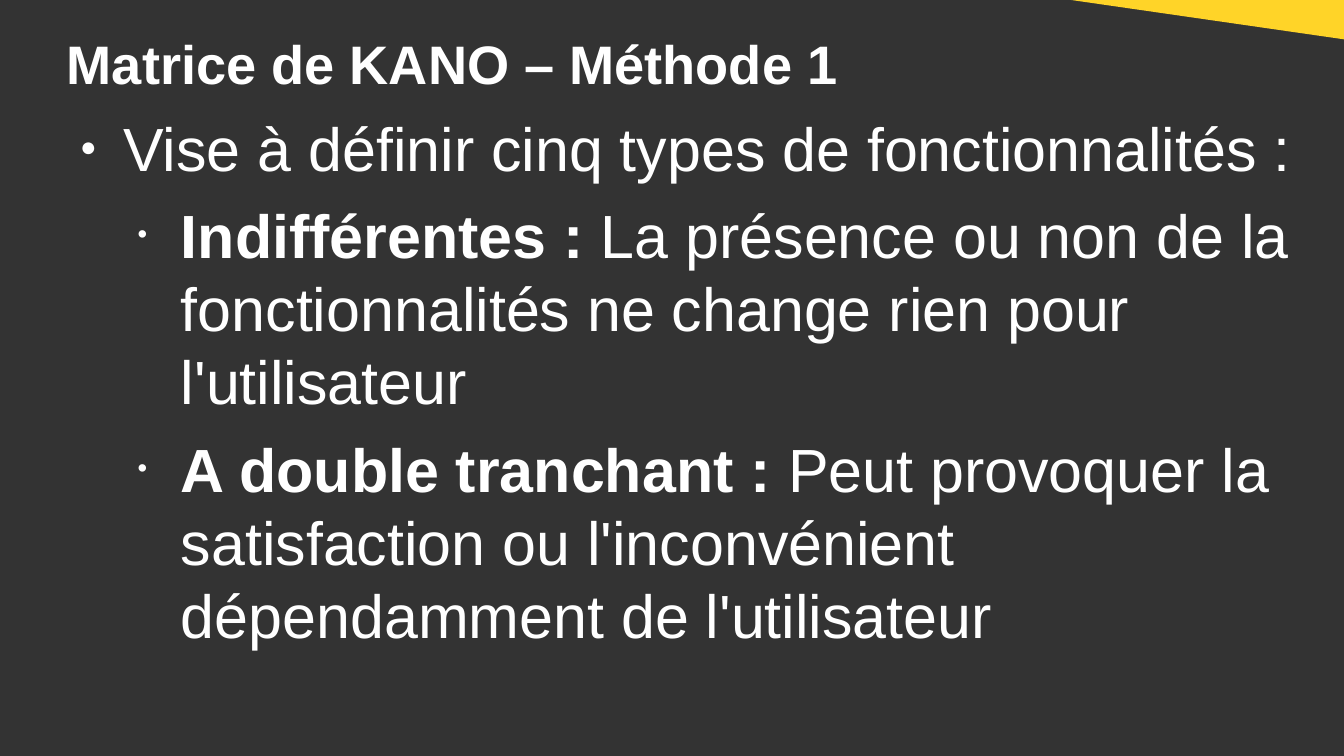
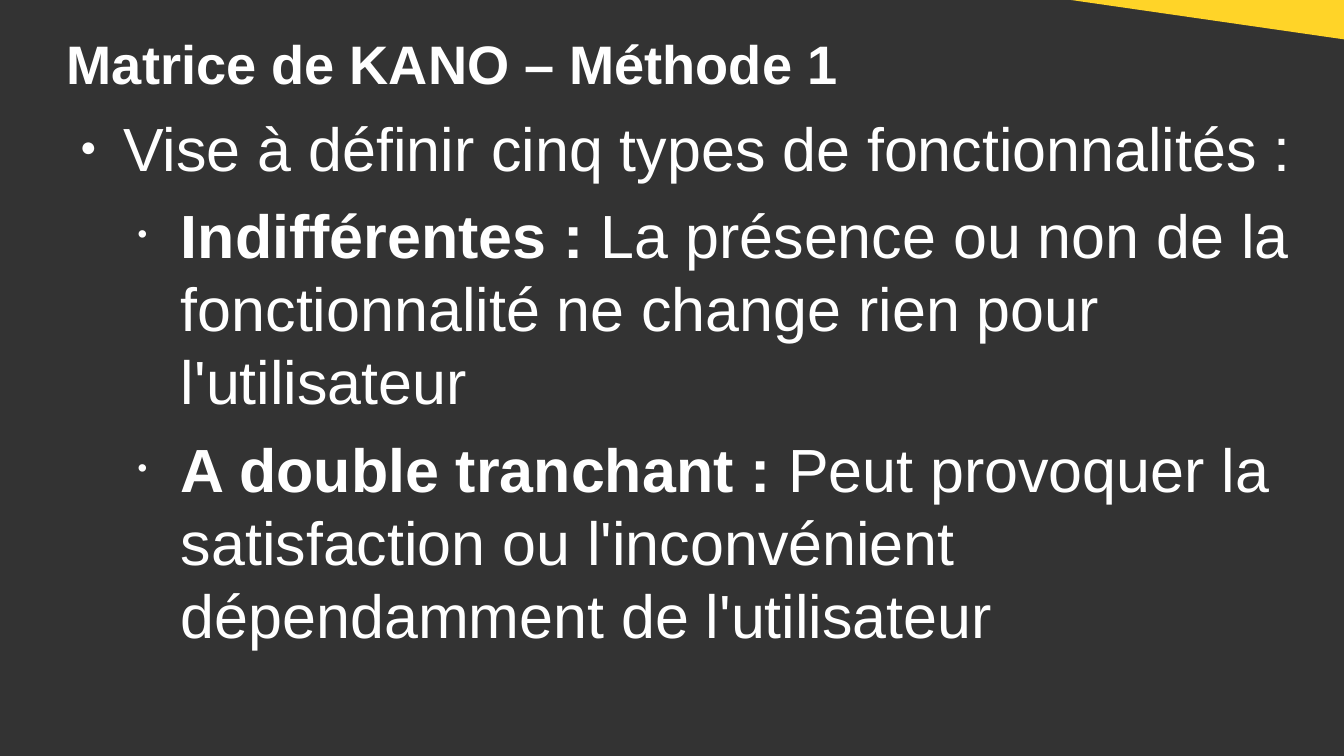
Before and after one commit to DanYellow/cours, a slide deck: slide 70 of s3-gestion-de-projet/travaux-pratiques/numero-1/presentation.odp. Drawn at 1344x756 pixels with LibreOffice and Linux fonts; fonts in the diff are those of the drawing. Boxes give left, top, right and bottom in pixels: in the first picture for what was removed or moved away, otherwise in the second. Text is boxed around its words. In the diff, an @@ line names an element or a change of style, - is before the commit and + after.

```diff
--- a/s3-gestion-de-projet/travaux-pratiques/numero-1/presentation.odp
+++ b/s3-gestion-de-projet/travaux-pratiques/numero-1/presentation.odp
@@ text at [181, 213, 1288, 405]: text changed @@
-  • Indifférentes : La présence ou non de la fonctionnalités ne change rien pour l'utilisateur
+  • Indifférentes : La présence ou non de la fonctionnalité ne change rien pour l'utilisateur
```
Also in this commit, not shown: 1 other slide changed, 1 other file.
